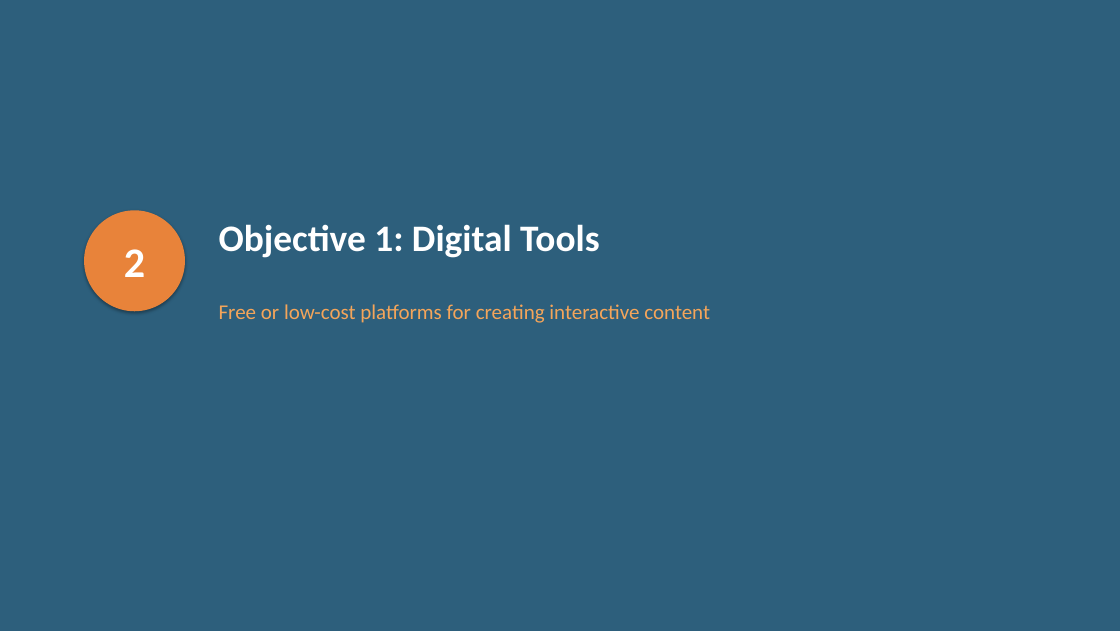
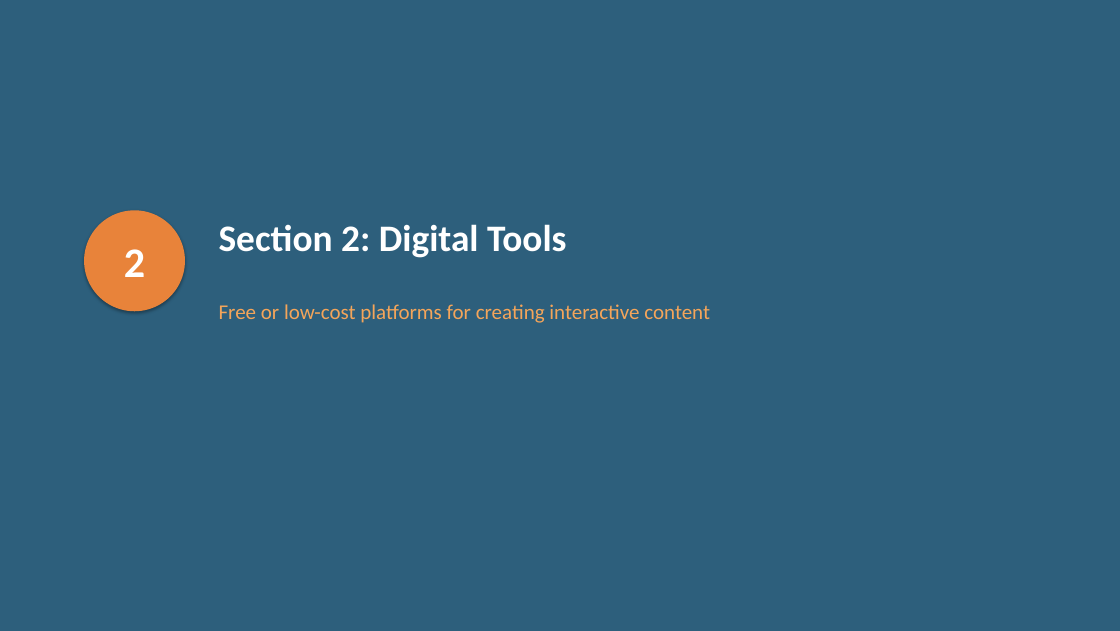
Before and after one commit to diana-brewer/digital-learning-unlocked, a slide deck: slide 4 of Digital Learning Unlocked - Slide Deck.pptx. Drawn at 1120x631 pixels with LibreOffice and Linux fonts; fonts in the diff are those of the drawing. Boxes give left, top, right and bottom in pixels: in the first picture for what was removed or moved away, otherwise in the second. Text is boxed around its words. In the diff, an @@ line names an element or a change of style, - is before the commit and + after.

```diff
--- a/Digital Learning Unlocked - Slide Deck.pptx
+++ b/Digital Learning Unlocked - Slide Deck.pptx
@@ text at box(219, 224, 566, 258): text changed @@
-Objective 1: Digital Tools
+Section 2: Digital Tools
```
Also in this commit, not shown: 7 other slides changed, 3 other files.
